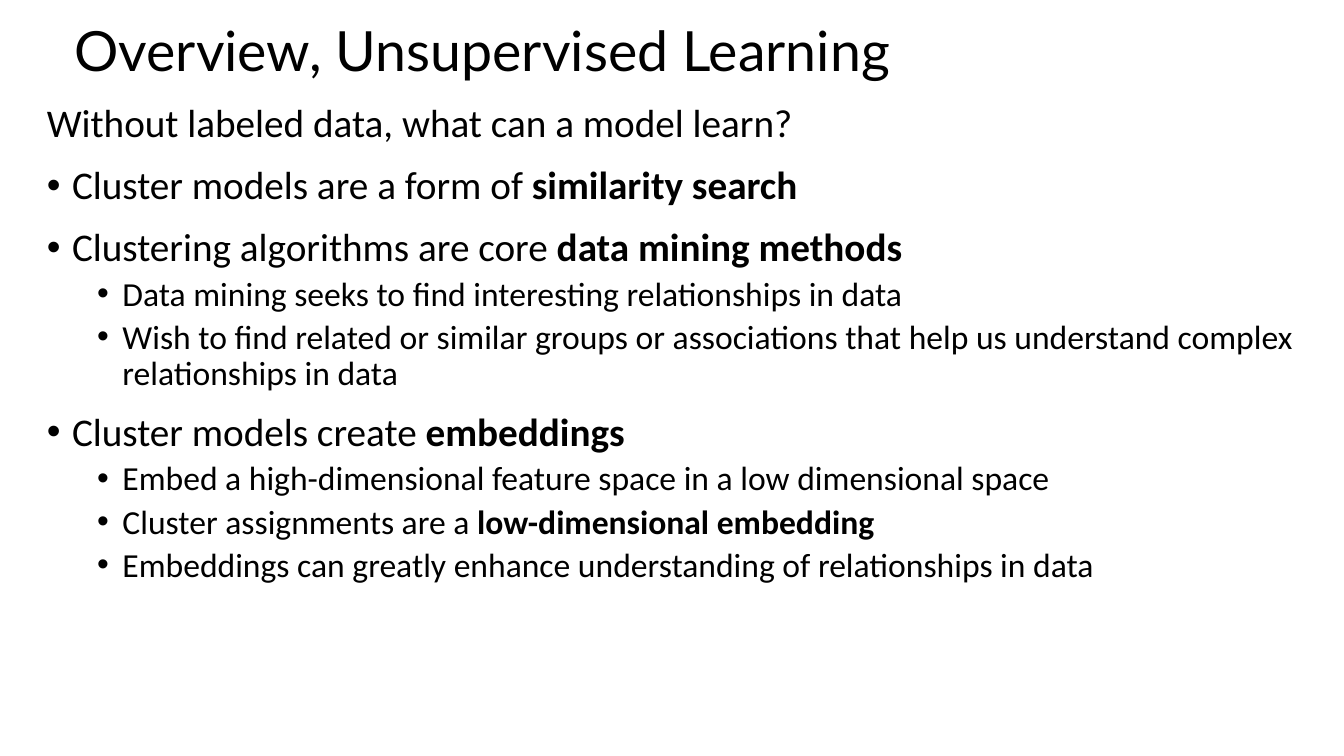
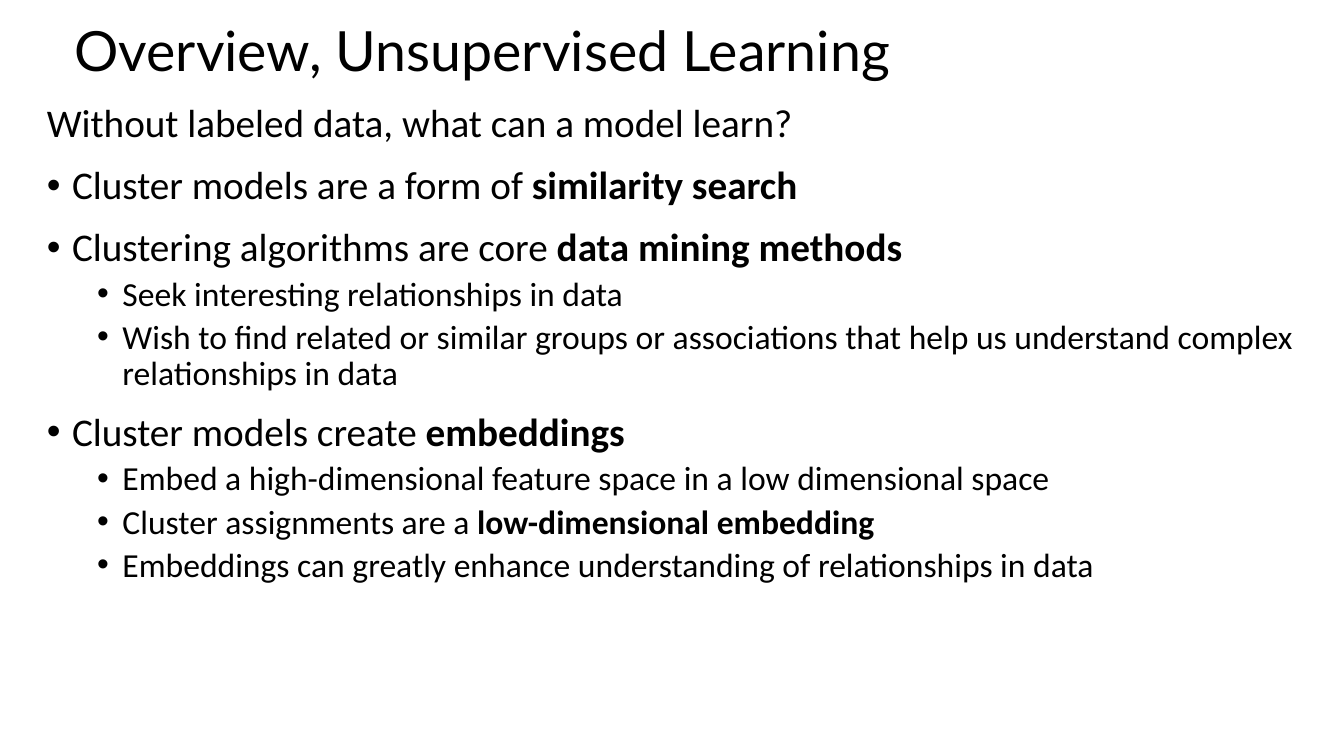
Before and after one commit to TimBohlemann/CSCI-E-108, a slide deck: slide 6 of slides/8_IntroductionToClustering_Part1.pptx. Drawn at 1344x756 pixels with LibreOffice and Linux fonts; fonts in the diff are those of the drawing. Boxes give left, top, right and bottom in pixels: in the first picture for what was removed or moved away, otherwise in the second. Text is boxed around its words. In the diff, an @@ line names an element or a change of style, - is before the commit and + after.

```diff
--- a/slides/8_IntroductionToClustering_Part1.pptx
+++ b/slides/8_IntroductionToClustering_Part1.pptx
@@ text at (x1=122, y1=282, x2=622, y2=312): text changed @@
-  • Data mining seeks to find interesting relationships in data
+  • Seek interesting relationships in data
```
Also in this commit, not shown: 4 other slides changed, 1 slide added.
